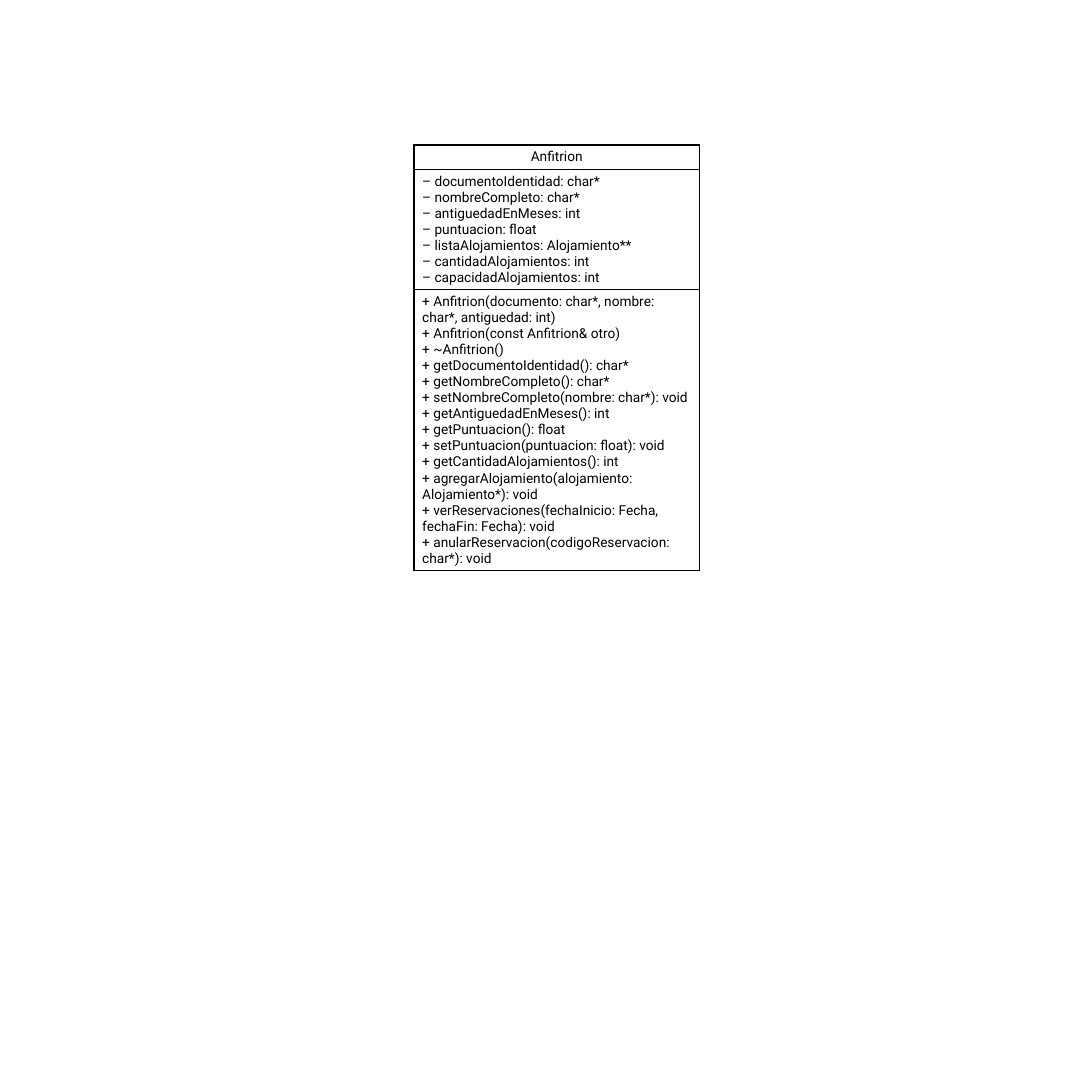
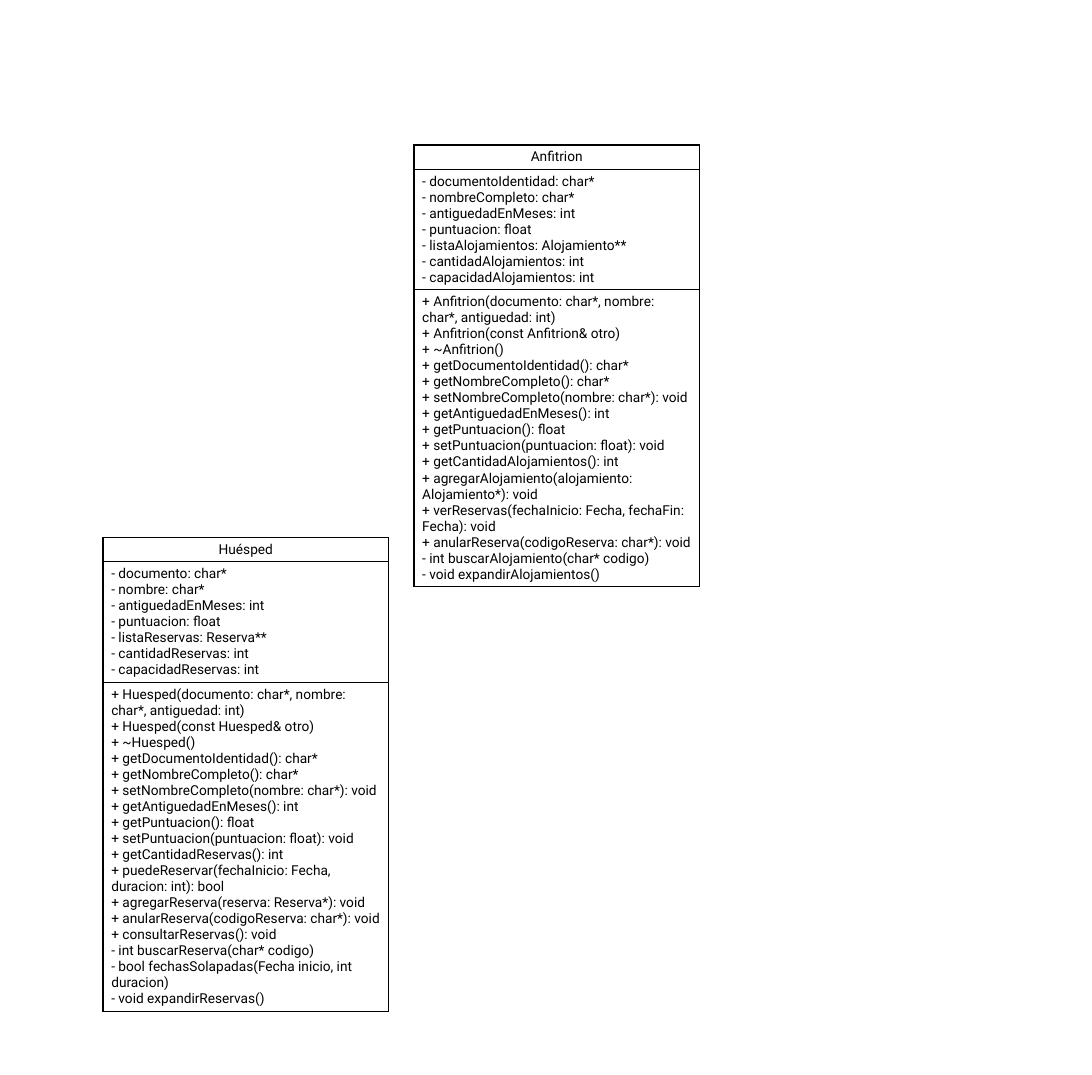
Before and after one commit to Hugo-24/Desafio-2, a slide deck: slide 2 of Documentos/Diagrama de clases .pptx. Drawn at 1092x1075 pixels with LibreOffice and Linux fonts; fonts in the diff are those of the drawing. Boxes give left, top, right and bottom in pixels: in the first picture for what was removed or moved away, otherwise in the second. Text is boxed around its words. In the diff, an @@ line names an element or a change of style, - is before the commit and + after.

```diff
--- a/Documentos/Diagrama de clases .pptx
+++ b/Documentos/Diagrama de clases .pptx
@@ table at <box>414,145,699,595</box> @@
-row 2, column 1: – documentoIdentidad: char* / – nombreCompleto: char* / – antiguedadEnMeses: int / – puntuacion: float / – listaAlojamientos: Alojamiento** / – cantidadAlojamientos: int / – capacidadAlojamientos: int
+row 2, column 1: - documentoIdentidad: char* / - nombreCompleto: char* / - antiguedadEnMeses: int / - puntuacion: float / - listaAlojamientos: Alojamiento** / - cantidadAlojamientos: int / - capacidadAlojamientos: int
-row 3, column 1: + Anfitrion(documento: char*, nombre: char*, antiguedad: int) / + Anfitrion(const Anfitrion& otro) / + ~Anfitrion() / + getDocumentoIdentidad(): char* / + getNombreCompleto(): char* / + setNombreCompleto(nombre: char*): void / + getAntiguedadEnMeses(): int / + getPuntuacion(): float / + setPuntuacion(puntuacion: float): void / + getCantidadAlojamientos(): int / + agregarAlojamiento(alojamiento: Alojamiento*): void / + verReservaciones(fechaInicio: Fecha, fechaFin: Fecha): void / + anularReservacion(codigoReservacion: char*): void
+row 3, column 1: + Anfitrion(documento: char*, nombre: char*, antiguedad: int) / + Anfitrion(const Anfitrion& otro) / + ~Anfitrion() / + getDocumentoIdentidad(): char* / + getNombreCompleto(): char* / + setNombreCompleto(nombre: char*): void / + getAntiguedadEnMeses(): int / + getPuntuacion(): float / + setPuntuacion(puntuacion: float): void / + getCantidadAlojamientos(): int / + agregarAlojamiento(alojamiento: Alojamiento*): void / + verReservas(fechaInicio: Fecha, fechaFin: Fecha): void / + anularReserva(codigoReserva: char*): void - int buscarAlojamiento(char* codigo) / - void expandirAlojamientos()
@@ table added at <box>103,537,388,1020</box>, 3 rows, 1 columns @@
+Huésped
+- documento: char* / - nombre: char* / - antiguedadEnMeses: int / - puntuacion: float / - listaReservas: Reserva** / - cantidadReservas: int / - capacidadReservas: int
++ Huesped(documento: char*, nombre: char*, antiguedad: int) / + Huesped(const Huesped& otro) / + ~Huesped() / + getDocumentoIdentidad(): char* / + getNombreCompleto(): char* / + setNombreCompleto(nombre: char*): void / + getAntiguedadEnMeses(): int / + getPuntuacion(): float / + setPuntuacion(puntuacion: float): void / + getCantidadReservas(): int / + puedeReservar(fechaInicio: Fecha, duracion: int): bool / + agregarReserva(reserva: Reserva*): void / + anularReserva(codigoReserva: char*): void / + consultarReservas(): void - int buscarReserva(char* codigo) / - bool fechasSolapadas(Fecha inicio, int duracion) / - void expandirReservas()
```
Also in this commit, not shown: 1 other slide changed, 17 other files.
